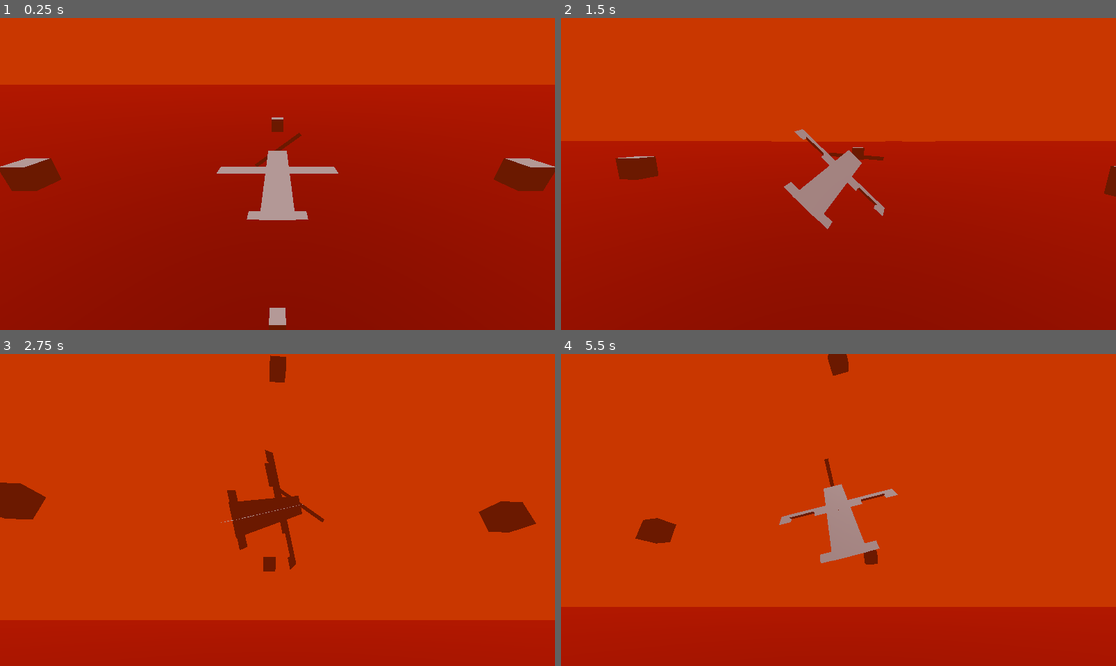
Above: before the commit, frames 1-4 (two rows, left to right).
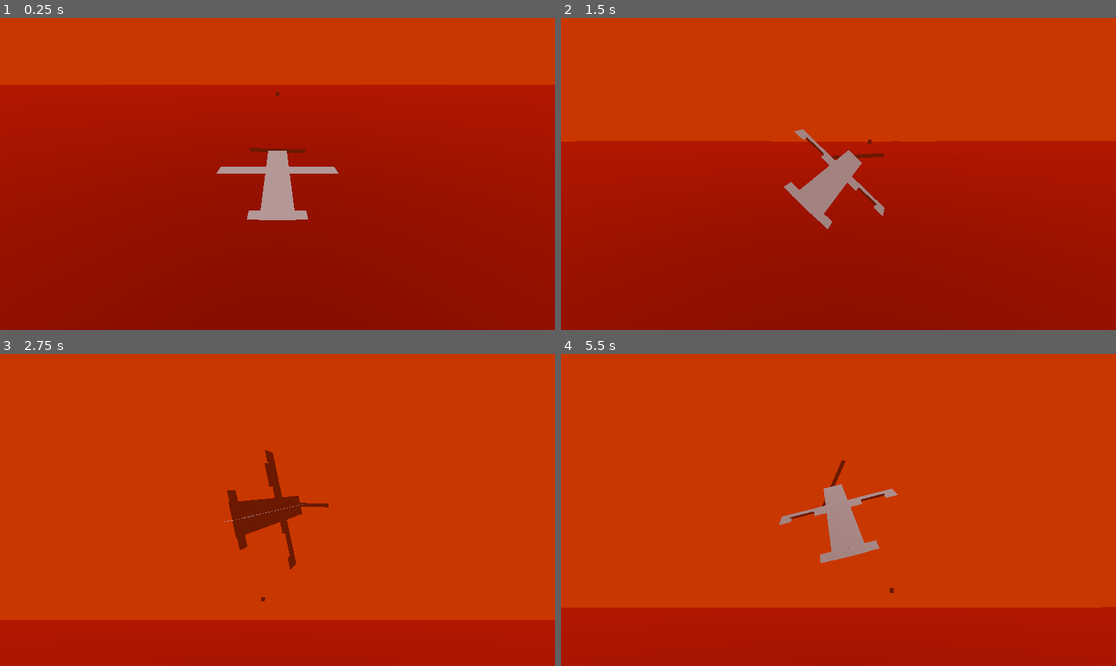
Above: after the commit, the same moments.

Repository: proximadams/Paper-Pilots
Game: Godot game, scene res://scenes/level.tscn
The game is run twice, just before and just after one commit, with the same random seed, the same clock (stepped at 60 frames per second) and the same inputs.
Inputs:
- Up to frame 1 (0.25 s): no input
- Up to frame 2 (1.5 s): hold Right (move_right) 0.53-1.28 s; hold J (shoot, bound only after the commit) 0.53-1.28 s; hold Down (move_down) from 1.28 s (still down); tap J (shoot, bound only after the commit) at 1.35 s
- Up to frame 3 (2.75 s): release Down (move_down) at 2.03 s; hold Right (move_right) from 2.03 s (still down); hold J (shoot, bound only after the commit) from 2.03 s (still down)
- Up to frame 4 (5.5 s): release Right (move_right) at 2.78 s; release J (shoot, bound only after the commit) at 2.78 s; hold Up (move_up) 2.78-3.53 s; tap J (shoot, bound only after the commit) at 2.85, 4.35 s; hold J (shoot, bound only after the commit) 3.53-4.28 s; hold Left (move_left) 3.53-5.03 s; hold Down (move_down) from 5.03 s (still down); hold J (shoot, bound only after the commit) from 5.03 s (still down)

The runs differ from the first frame. In frame 1, 2.3% of the frame differs, in the area x 0-100%, y 23-100%; in frame 2, 0.8%; in frame 3, 2.0%; in frame 4, 1.1%.

Commit message:
accelerate and deccelerate

Diff:
--- a/project.godot
+++ b/project.godot
@@ -13,6 +13,11 @@
 config/name="Paper Pilot"
 run/main_scene="uid://cag2pq2wvu8rw"
 config/features=PackedStringArray("4.4", "GL Compatibility")
+
+[display]
+
+window/size/viewport_width=2304
+window/size/viewport_height=1296
 
 [input]
 
@@ -44,6 +49,12 @@
 , Object(InputEventJoypadMotion,"resource_local_to_scene":false,"resource_name":"","device":-1,"axis":1,"axis_value":1.0,"script":null)
 ]
 }
+shoot={
+"deadzone": 0.2,
+"events": [Object(InputEventJoypadMotion,"resource_local_to_scene":false,"resource_name":"","device":-1,"axis":5,"axis_value":1.0,"script":null)
+, Object(InputEventKey,"resource_local_to_scene":false,"resource_name":"","device":-1,"window_id":0,"alt_pressed":false,"shift_pressed":false,"ctrl_pressed":false,"meta_pressed":false,"pressed":false,"keycode":0,"physical_keycode":74,"key_label":0,"unicode":106,"location":0,"echo":false,"script":null)
+]
+}
 
 [rendering]
 
--- a/scenes/level.tscn
+++ b/scenes/level.tscn
@@ -46,25 +46,25 @@
 surface_material_override/0 = SubResource("ORMMaterial3D_2q6dc")
 
 [node name="MeshInstance3D2" type="MeshInstance3D" parent="WorldEnvironment"]
-transform = Transform3D(1, 0, 0, 0, 1, 0, 0, 0, 1, 0, 0, 10)
+transform = Transform3D(1, 0, 0, 0, 1, 0, 0, 0, 1, 0, 0, 50)
 mesh = SubResource("BoxMesh_2q6dc")
 
 [node name="MeshInstance3D3" type="MeshInstance3D" parent="WorldEnvironment"]
-transform = Transform3D(1, 0, 0, 0, 1, 0, 0, 0, 1, 0, 0, -10)
+transform = Transform3D(1, 0, 0, 0, 1, 0, 0, 0, 1, 0, 0, -50)
 mesh = SubResource("BoxMesh_2q6dc")
 
 [node name="MeshInstance3D4" type="MeshInstance3D" parent="WorldEnvironment"]
-transform = Transform3D(1, 0, 0, 0, 1, 0, 0, 0, 1, 10, 0, 0)
+transform = Transform3D(1, 0, 0, 0, 1, 0, 0, 0, 1, 50, 0, 0)
 mesh = SubResource("BoxMesh_2q6dc")
 
 [node name="MeshInstance3D5" type="MeshInstance3D" parent="WorldEnvironment"]
-transform = Transform3D(1, 0, 0, 0, 1, 0, 0, 0, 1, -10, 0, 0)
+transform = Transform3D(1, 0, 0, 0, 1, 0, 0, 0, 1, -50, 0, 0)
 mesh = SubResource("BoxMesh_2q6dc")
 
 [node name="MeshInstance3D6" type="MeshInstance3D" parent="WorldEnvironment"]
-transform = Transform3D(1, 0, 0, 0, 1, 0, 0, 0, 1, 0, 10, 0)
+transform = Transform3D(1, 0, 0, 0, 1, 0, 0, 0, 1, 0, 50, 0)
 mesh = SubResource("BoxMesh_2q6dc")
 
 [node name="MeshInstance3D7" type="MeshInstance3D" parent="WorldEnvironment"]
-transform = Transform3D(1, 0, 0, 0, 1, 0, 0, 0, 1, 0, -10, 0)
+transform = Transform3D(1, 0, 0, 0, 1, 0, 0, 0, 1, 0, -50, 0)
 mesh = SubResource("BoxMesh_2q6dc")
--- a/scenes/player.tscn
+++ b/scenes/player.tscn
@@ -30,6 +30,7 @@
 size = Vector3(1.5, 0, 0.35)
 
 [node name="Player" type="CharacterBody3D" node_paths=PackedStringArray("leftMoveableWing", "rightMoveableWing", "propellor")]
+motion_mode = 1
 script = ExtResource("1_3vyb7")
 leftMoveableWing = NodePath("Rectangles/Wings/LeftMoveableWing")
 rightMoveableWing = NodePath("Rectangles/Wings/RightMoveableWing")
--- a/scripts/player.gd
+++ b/scripts/player.gd
@@ -1,16 +1,37 @@
 extends CharacterBody3D
 
-const WING_DEGREES = 45.0
+const ACCELERATION       : float = 100.0
+const MAX_PROPELLOR_SPEED: float = 20.0
+const SHOOT_DECCELERATION: float = 300.0
+const WING_DEGREES       : float = 45.0
 
 @export var leftMoveableWing : Node3D
 @export var rightMoveableWing: Node3D
 
 @export var propellor: MeshInstance3D
 
+var moveSpeed      : float = 0.0
+var propellorSpeed : float = 0.0
+
 func _process(delta: float) -> void:
 	handle_input_wing_angles()
 	handle_spin_propellor(delta)
 	handle_rotation(delta)
+	handle_movement(delta)
+
+func _get_acceleration_decceleration_mult() -> float:
+	var result = 1.0
+	if Input.is_action_pressed('shoot'):
+		result = -1.0
+	return result
+
+func handle_movement(delta: float) -> void:
+	var accdeccMult = _get_acceleration_decceleration_mult()
+	moveSpeed = max(0.0, moveSpeed + (accdeccMult * delta * ACCELERATION))
+
+	velocity = Vector3(moveSpeed, moveSpeed, moveSpeed)
+	velocity *= delta * global_basis.z.normalized()
+	move_and_slide()
 
 func handle_rotation(delta: float) -> void:
 	var inputDirection = get_input_direction()
@@ -18,7 +39,9 @@
 	rotate_object_local(Vector3.FORWARD, delta * inputDirection.x)
 
 func handle_spin_propellor(delta: float) -> void:
-	propellor.rotation.z += delta * 10.0
+	var accdeccMult = _get_acceleration_decceleration_mult()
+	propellorSpeed = max(0.0, min(MAX_PROPELLOR_SPEED, propellorSpeed + (accdeccMult * delta * ACCELERATION)))
+	propellor.rotation.z += delta * propellorSpeed
 
 func handle_input_wing_angles() -> void:
 	var inputDirection = get_input_direction()
